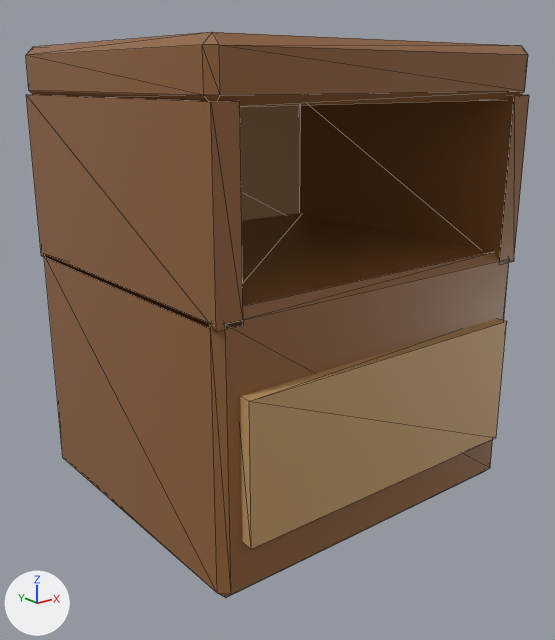
The glTF model assets/models/apartment/nightstand_body.glb, before and after one commit.
Camera for both pictures: a 50 mm lens placed at (-0.596, -0.752, 0.538), pointed at (-0.009, -0.018, 0.244). Every picture has the same lights, and +X, +Y and +Z are marked at lower left. The first picture is the older version. Mesh edges are drawn as thin lines. Vertices at exactly the same position are counted once.

In view in the first picture: 'nightstand_body'.
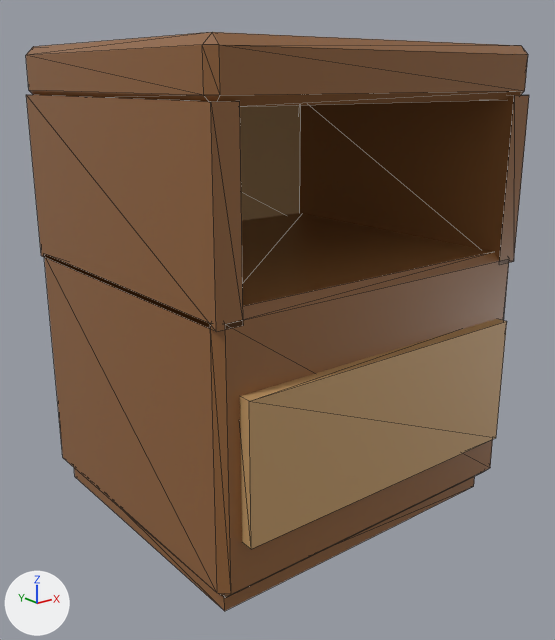
Boxes (x1, y1, x2, y2) around the edits, measured in the pictures (555 x 640 px):
'nightstand_body', reshaped
    before: (26, 32, 529, 598)
    after: (26, 32, 529, 611)
part 1 of me_cube, added
    after: (74, 468, 475, 611)

Edits to the bpy script that builds the scene:
```text
Change me_cube:
    used by ob_nightstand_body; location = (0.0, 0.0, 0.0)
    remove me_cube.from_pydata(...)  # 76 vertices, 136 faces; spans x -0.225..0.225, y -0.215..0.2, z 0.025..0.575
    add me_cube.from_pydata(...)  # 84 vertices, 148 faces; spans x -0.225..0.225, y -0.215..0.2, z 0.0..0.575
    me_cube part 1: a new loose piece, a box spanning x -0.21..0.21, y -0.18..0.19, z 0.0..0.025, in mat_woodpolish (brown #906138)
```
